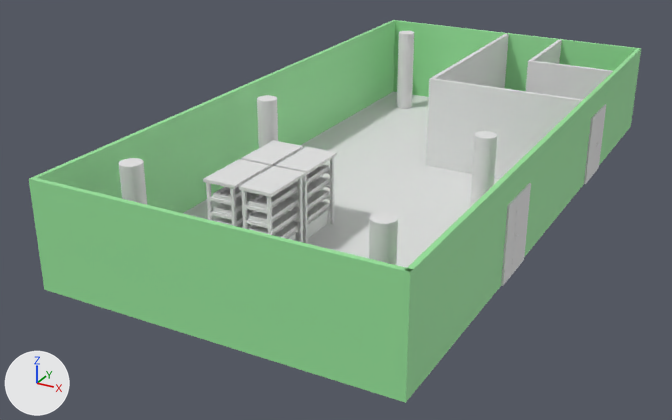
Before and after pictures for a commit that changed the glTF model room/digitalTwinRoom.gltf.
The view is the same before and after, from a camera (50 mm lens) standing at (10.11, -22.4, 11.58) and looking at (-1.31, -1.64, 1.2). Lighting does not change. The marker at lower left points along +X, +Y and +Z. Where no turn or scale is listed for an object, it has been applied to the vertices.

In view in the first picture: 'Cube.005', 'Cube.006', 'backwall', 'floor', 'fromtwall.001', 'fromtwall.002', 'fromtwall.003', 'leftwall', 'rightdoor.001', 'rightwall', 'shelf', 'shelf.001', 'shelf.002'.
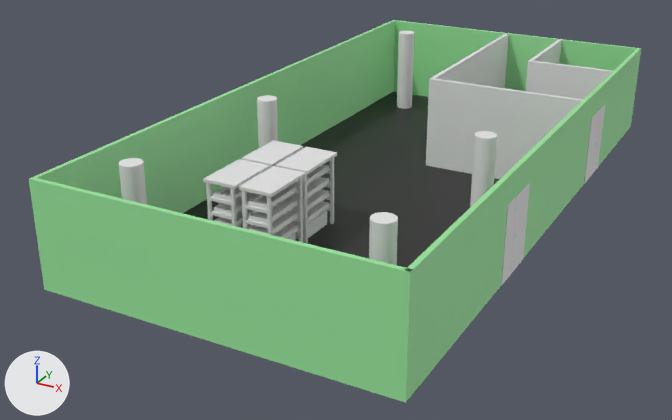
What the commit changed:
Material 'floor' (mat_floor) is new.
Its base color is (0.0212, 0.0212, 0.0212) (black #282828).
me_plane_001 has 4 vertices, 2 faces and spans x -4.5..4.5, y -9.0..9.0, z 0.0.
me_plane_001 now uses material mat_floor (black #282828).
Object 'rightdoor.001' (ob_rightdoor_001) moves from (4.33, -3.8, 2.45) to (4.3, -3.8, 2.45).

Pixel boxes (x1, y1, x2, y2) of what changed, in the pictures (672 x 420 px):
'floor', recoloured (white to black): (183, 92, 501, 287) in both
'rightdoor.001', moved: before (501, 183, 531, 286); after (501, 183, 530, 286)
